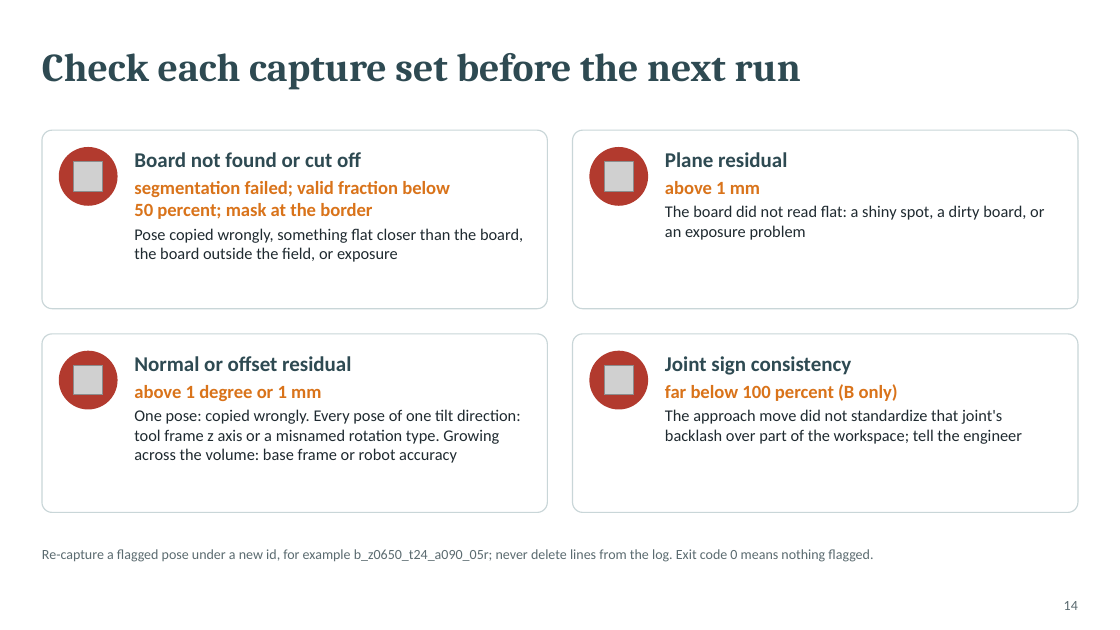
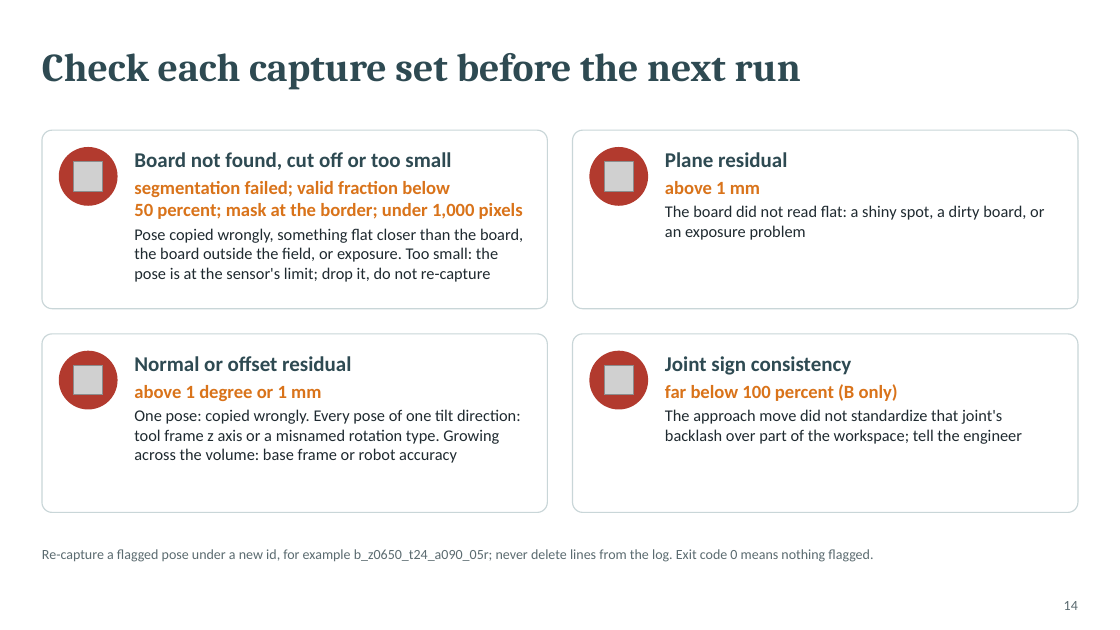
Before and after one commit to glibertyreach/plane_plane_registration, a slide deck: slide 14 of docs/presentations/registration_test_procedure.pptx. Drawn at 1120x630 pixels with LibreOffice and Linux fonts; fonts in the diff are those of the drawing; grey boxes stand for pictures. Boxes give left, top, right and bottom in pixels: in the first picture for what was removed or moved away, otherwise in the second. Text is boxed around its words. In the diff, an @@ line names an element or a change of style, - is before the commit and + after.

```diff
--- a/docs/presentations/registration_test_procedure.pptx
+++ b/docs/presentations/registration_test_procedure.pptx
@@ text at [134, 152, 523, 282]: text changed @@
-Board not found or cut off
-segmentation failed; valid fraction below 50 percent; mask at the border
-Pose copied wrongly, something flat closer than the board, the board outside the field, or exposure
+Board not found, cut off or too small
+segmentation failed; valid fraction below 50 percent; mask at the border; under 1,000 pixels
+Pose copied wrongly, something flat closer than the board, the board outside the field, or exposure. Too small: the pose is at the sensor's limit; drop it, do not re-capture
```
Also in this commit, not shown: 15 other files.
